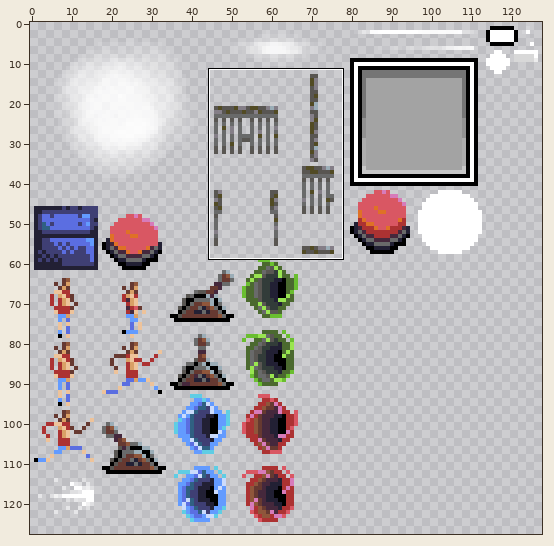
Sprite sheet -- res/atlas/tiles.png. Above: a wide view before the commit, with the close-up outlined.
Close-up. Earlier state:
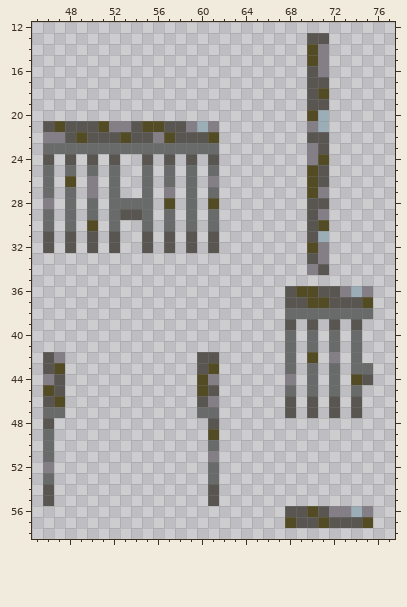
The file is 128x128 pixels. Pixels under 10% opacity are left out. Colours within 5 levels of each other are drawn and written as one. Shown: x 45..77, y 12..58.
After:
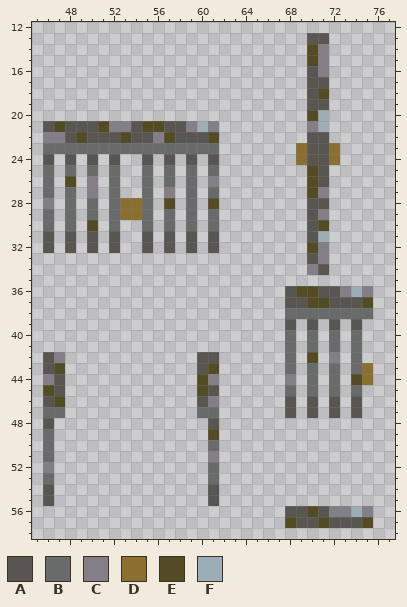
Palette (. is transparent): A #595652  B #696a6a  C #847e87  D #8a6f30  E #524b24  F #9badb7
Edits made:
@@ x 67..74 @@
 22 ...AA...
-23 ...CA...
-24 ...CE...
+23 ..DAAD..
+24 ..DAAD..
 25 ...EA...
@@ x 51..56 @@
 27 .B..B.
-28 .BBBB.
-29 .BAAB.
+28 .BDDB.
+29 .BDDB.
 30 .B..B.
@@ x 73..77 @@
 42 .B...
-43 .BB..
-44 .EA..
+43 .BD..
+44 .ED..
 45 .B...
